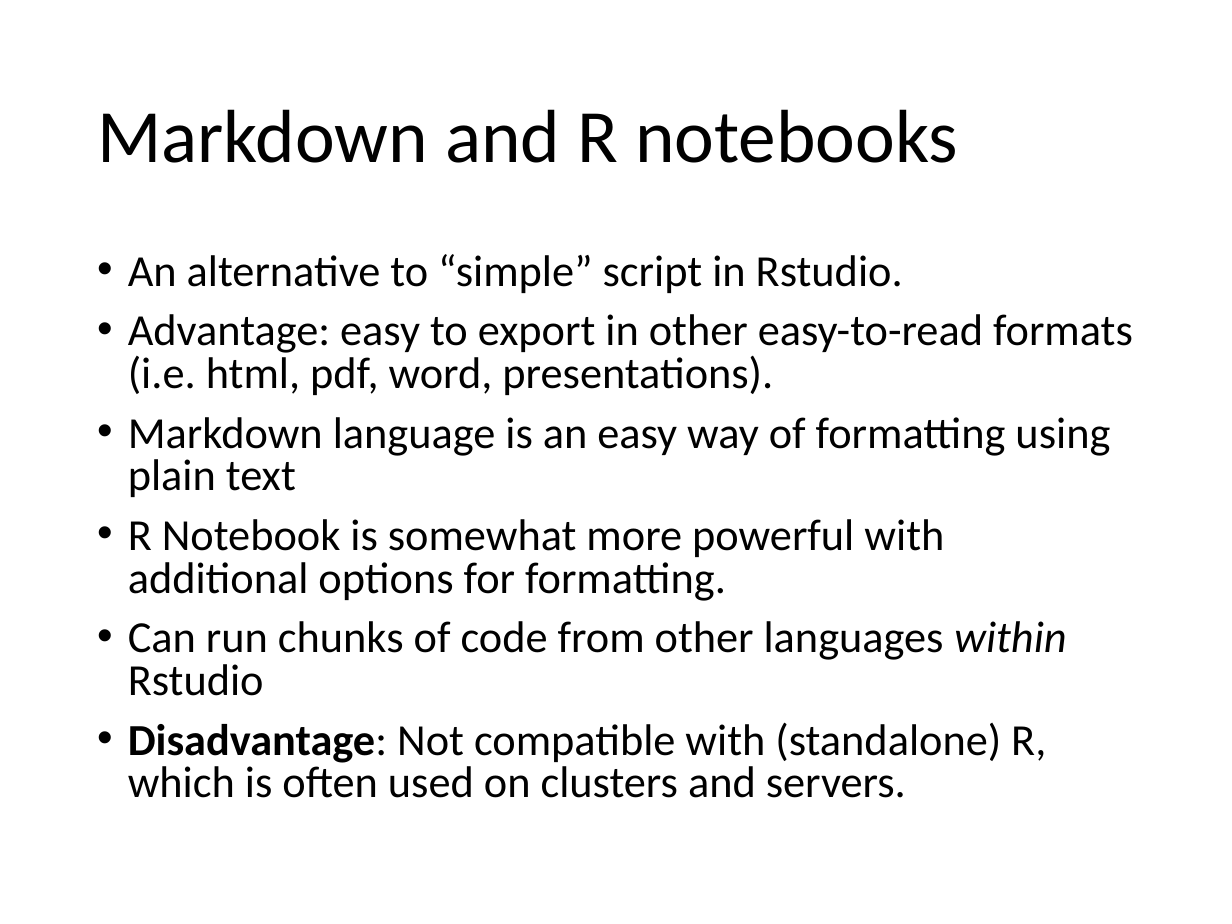
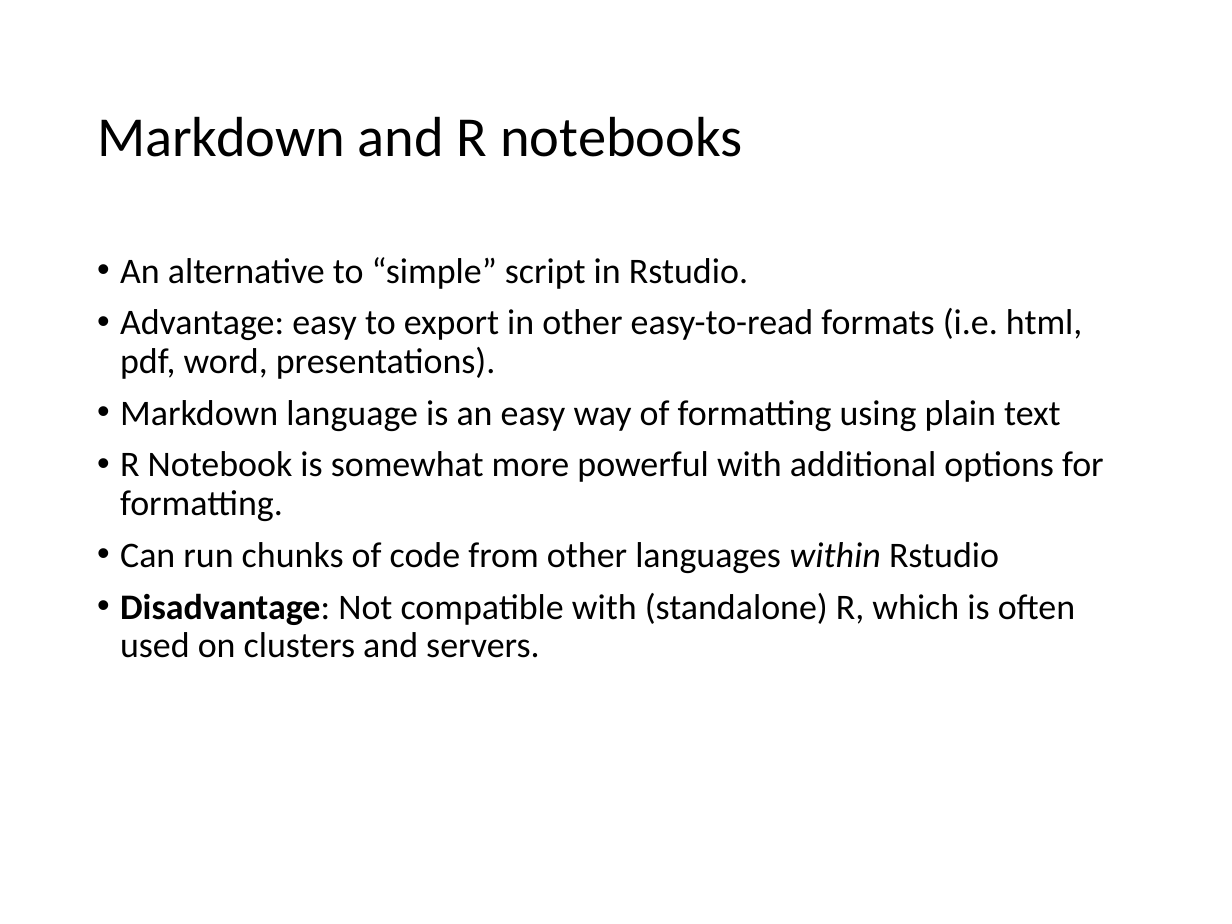
Before and after one commit to krabberod/AeN-workshop-2020, a slide deck: slide 17 of Intro to Rstudio/RStudio_intro.pptx (slide 15 before the commit). Drawn at 1232x924 pixels with LibreOffice and Linux fonts; fonts in the diff are those of the drawing. Boxes give left, top, right and bottom in pixels: in the first picture for what was removed or moved away, otherwise in the second. Text is boxed around its words. In the diff, an @@ line names an element or a change of style, - is before the commit and + after.

```diff
--- a/Intro to Rstudio/RStudio_intro.pptx
+++ b/Intro to Rstudio/RStudio_intro.pptx
@@ title "Markdown and R notebooks" at box(97, 116, 742, 157): size 44 to 33 pt @@
@@ text "An alternative to “simple” script ..." at box(120, 257, 1104, 658): size 25.9 to 21 pt; indent changed; line spacing 0.8 to 0.9; less space between paragraphs @@
```
Also in this commit, not shown: 15 other slides changed, 2 slides added, 3 other files.
